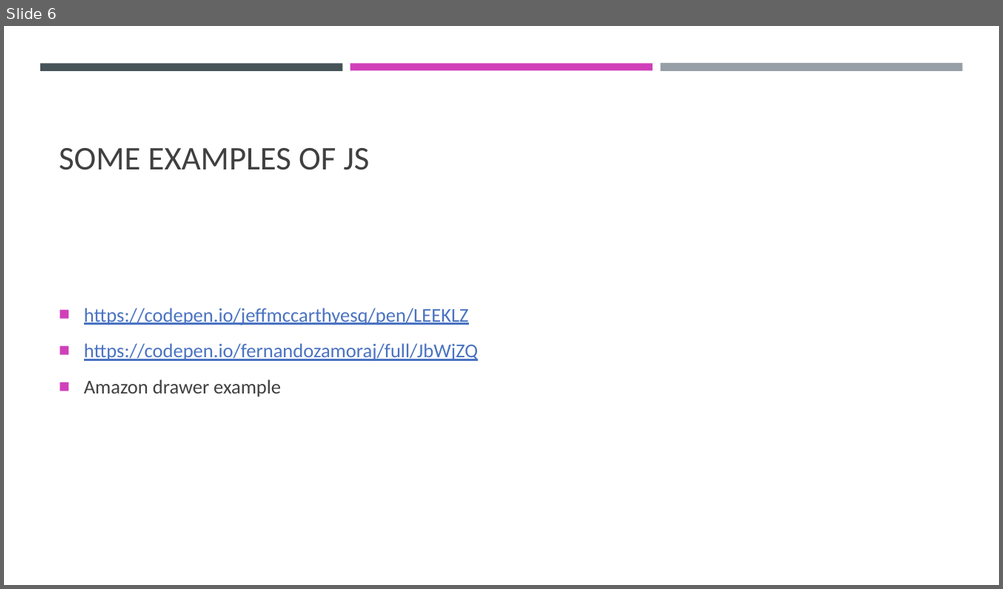
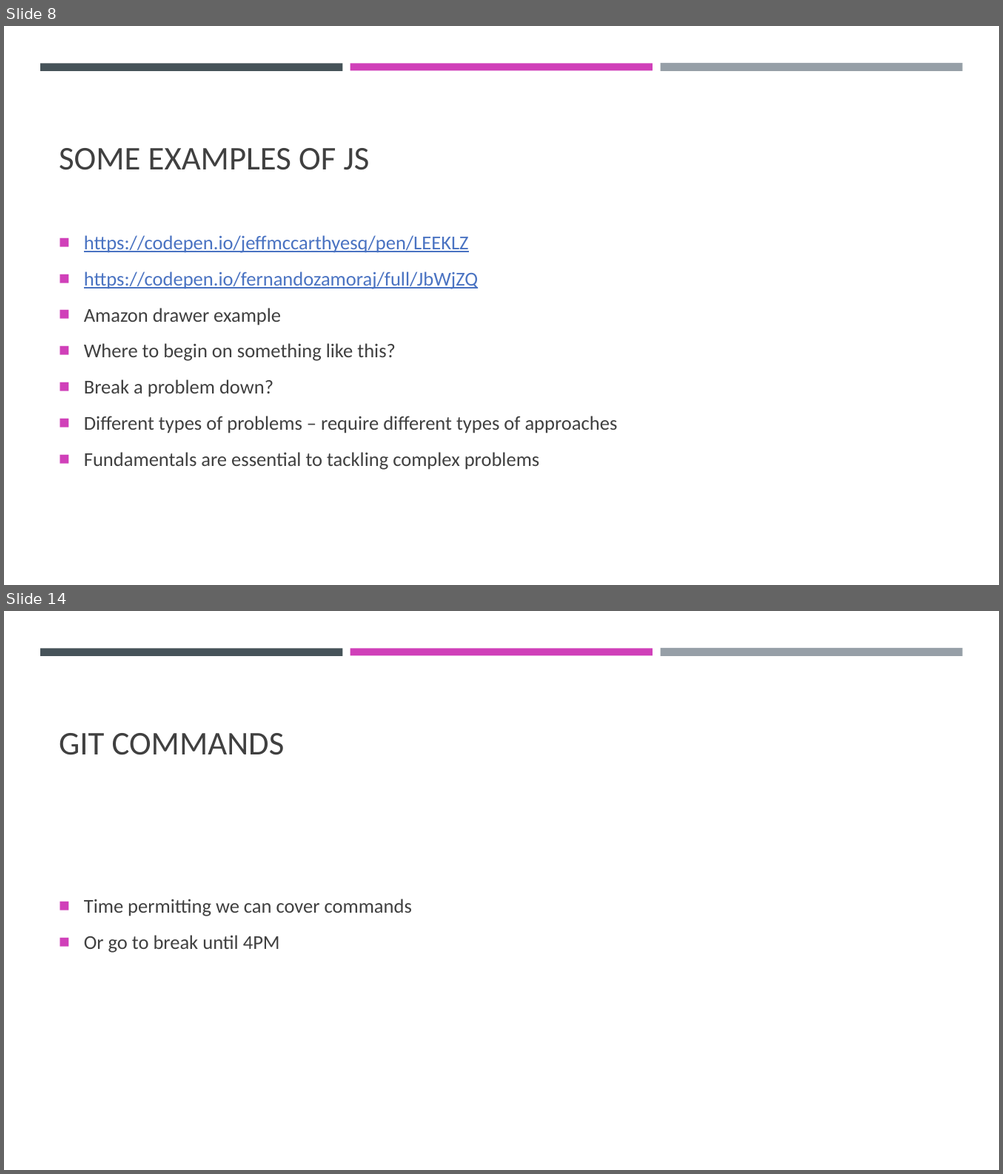
Before and after one commit to zacharysandberg/JavaScriptForNewProgrammersCourse, a slide deck: Week1/Week1.pptx. Shown one above the other, each under a label of ours: slide 6 before the commit, slides 8 and 14 after it; the slides between them are not shown. The pictures are 1003x589 and 1003x1174 pixels, drawn with LibreOffice and Linux fonts; fonts in the diff are those of the drawing. Boxes give left, top, right and bottom in pixels: in the first picture for what was removed or moved away, otherwise in the second. Text is boxed around its words. In the diff, an @@ line names an element or a change of style, - is before the commit and + after.

```diff
--- a/Week1/Week1.pptx
+++ b/Week1/Week1.pptx
@@ slide 14 added at (4,611,999,1170), background #FFFFFF; not listed: 3 template elements that a slide beside it also shows @@
@@ title added at (59,733,284,755), 32 pt, text #404040 @@
+GIT COMMANDS
@@ text added at (84,899,412,953), 19 pt, text #404040 @@
+■ Time permitting we can cover commands
+■ Or go to break until 4PM
@@ what was slide 6 is now slide 8 @@
@@ slide 8 changed as well @@
@@ text at (84,343,617,470): paragraphs added @@
+■ Where to begin on something like this?
+■ Break a problem down?
+■ Different types of problems – require different types of approaches
+■ Fundamentals are essential to tackling complex problems
```
Also in this commit, not shown: 4 other slides changed, 7 other slides added, 1 other file.
